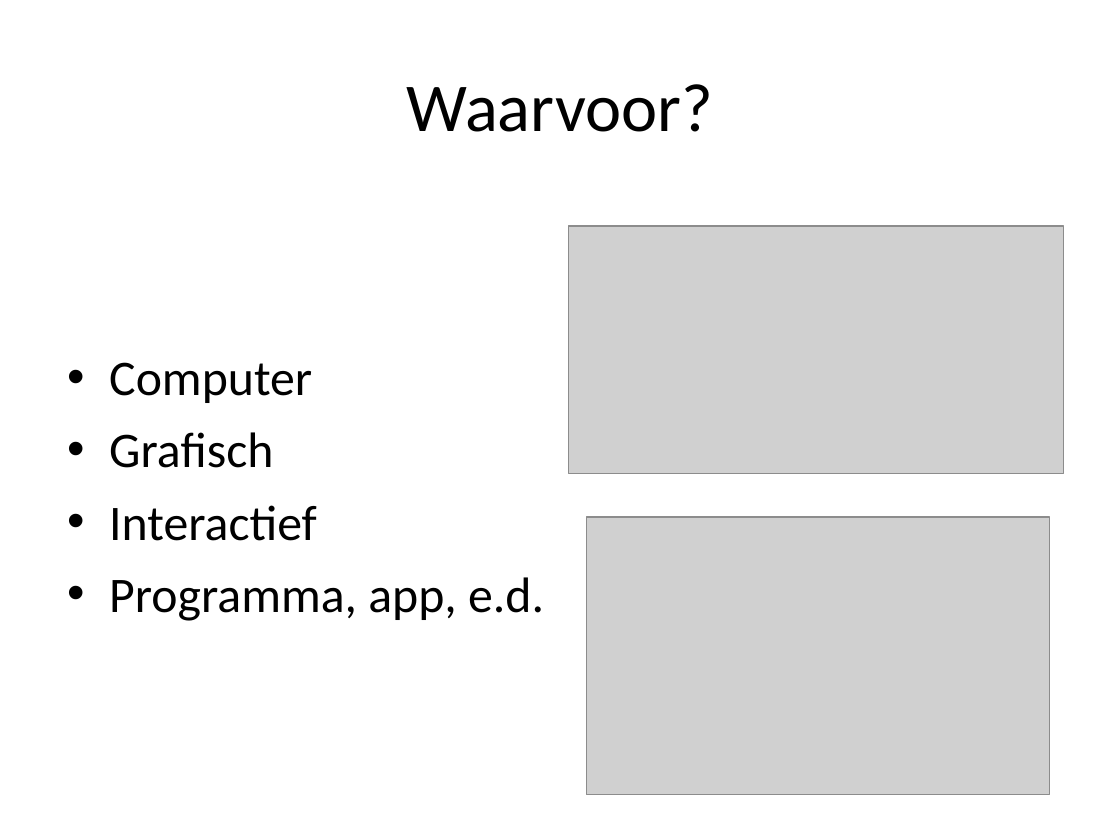
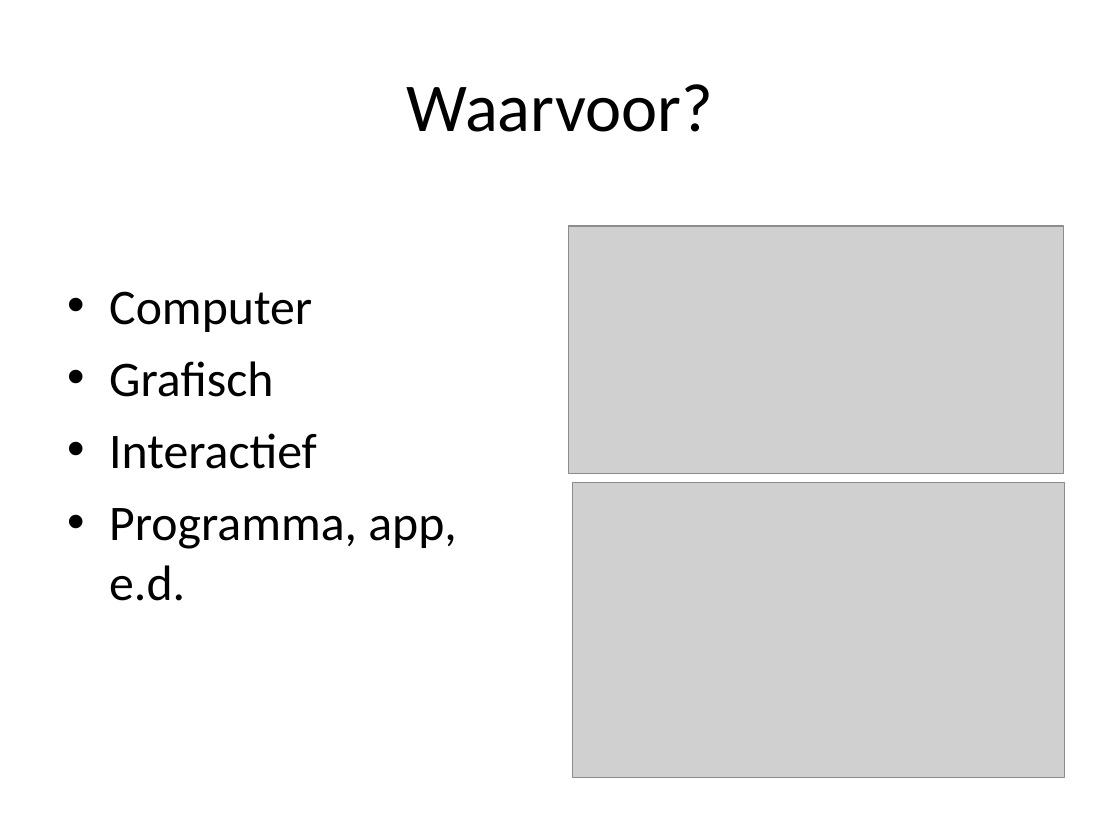
Before and after one commit to djog/dojo, a slide deck: slide 2 of Processing/A_vormen_grijswaarden/A.odp. Drawn at 1120x840 pixels with LibreOffice and Linux fonts; fonts in the diff are those of the drawing; grey boxes stand for pictures. Boxes give left, top, right and bottom in pixels: in the first picture for what was removed or moved away, otherwise in the second. Text is boxed around its words. In the diff, an @@ line names an element or a change of style, - is before the commit and + after.

```diff
--- a/Processing/A_vormen_grijswaarden/A.odp
+++ b/Processing/A_vormen_grijswaarden/A.odp
@@ text "Computer" at <box>109,291,457,601</box>: highlight none to #FFFFFF @@
@@ picture: place and size @@
-picture at <box>587,517,1049,795</box>
+picture at <box>572,483,1064,777</box>
```
Also in this commit, not shown: 2 other slides changed, 9 other files.
